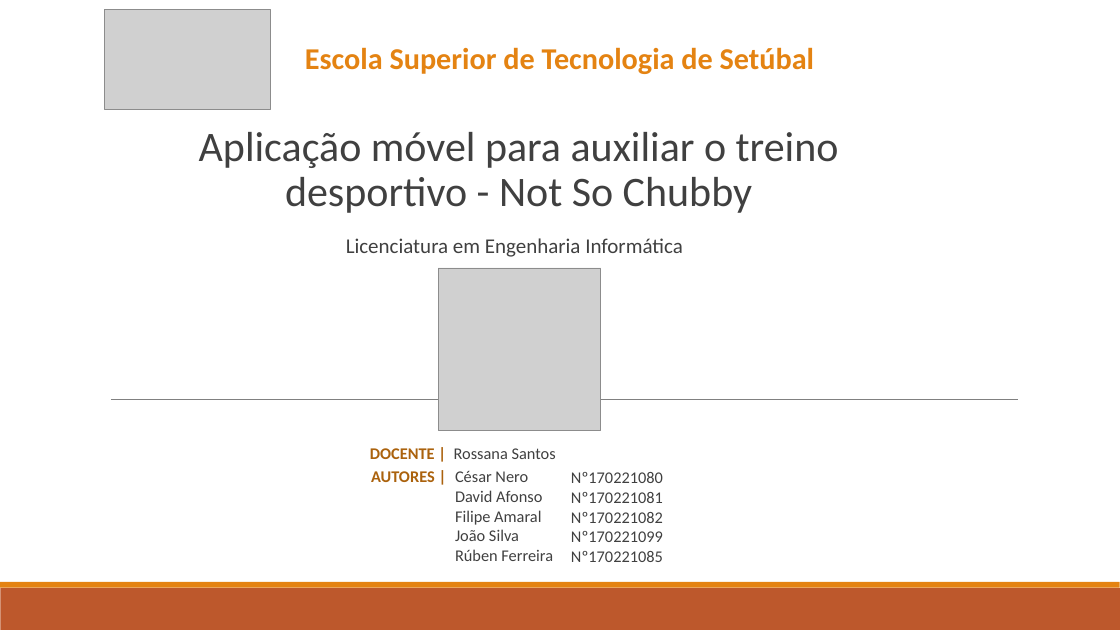
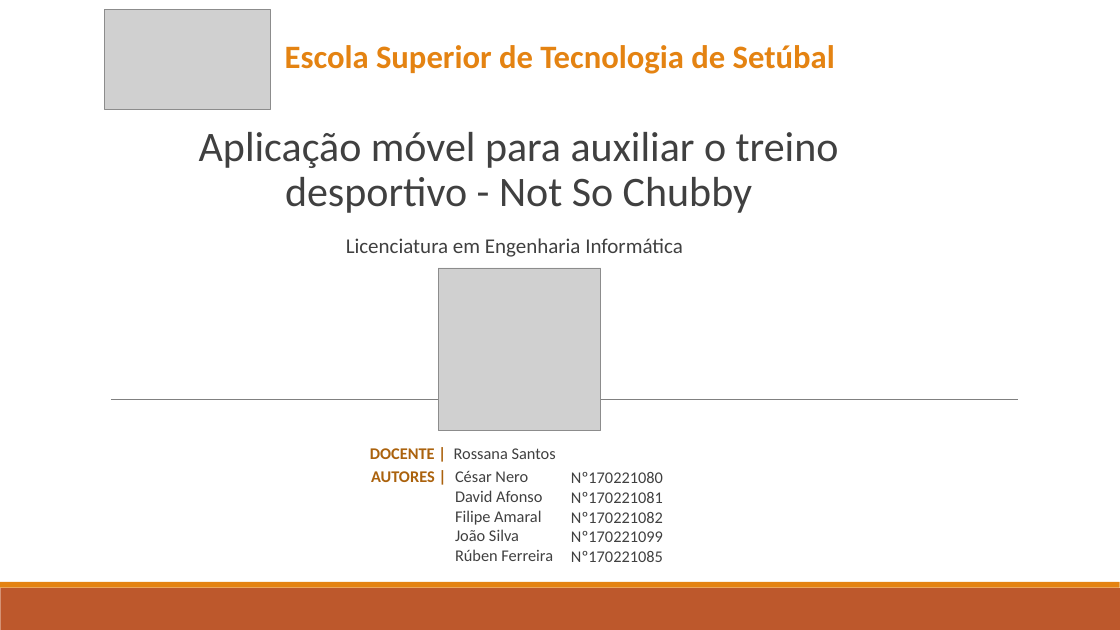
Before and after one commit to lodyny/ProjetoCM, a slide deck: slide 1 of CM-Not-So-Chubby_E3.pptx. Drawn at 1120x630 pixels with LibreOffice and Linux fonts; fonts in the diff are those of the drawing; grey boxes stand for pictures. Boxes give left, top, right and bottom in pixels: in the first picture for what was removed or moved away, otherwise in the second. Text is boxed around its words. In the diff, an @@ line names an element or a change of style, - is before the commit and + after.

```diff
--- a/CM-Not-So-Chubby_E3.pptx
+++ b/CM-Not-So-Chubby_E3.pptx
@@ text "Escola Superior de Tecnologia de ..." at [285, 45, 835, 74]: size 25.9 to 28 pt @@
```
Also in this commit, not shown: 17 other slides changed, 1 other file.
